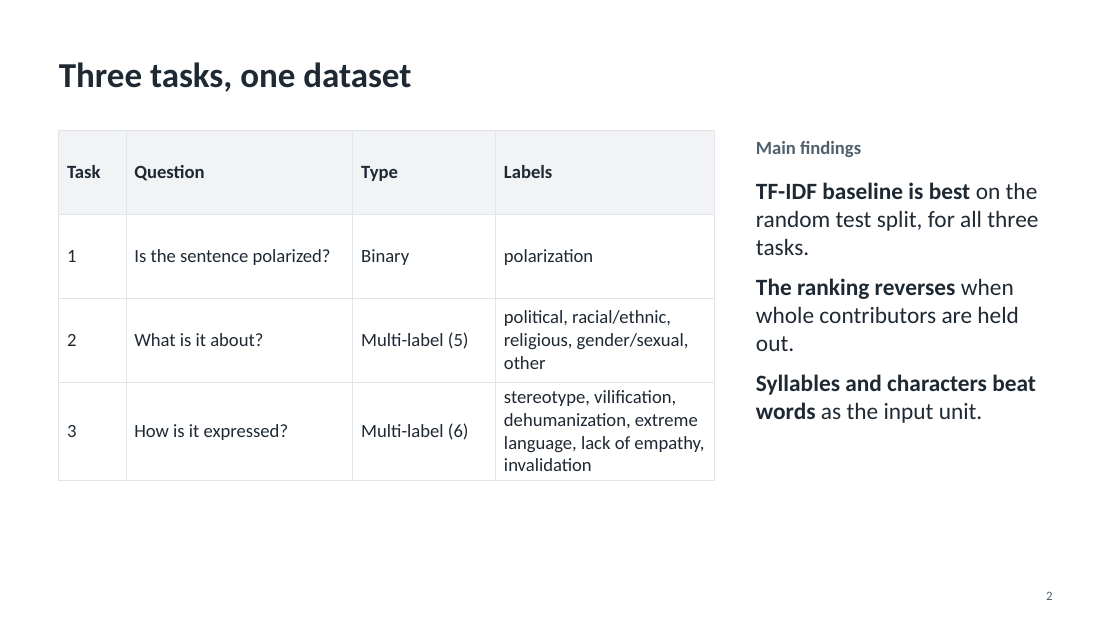
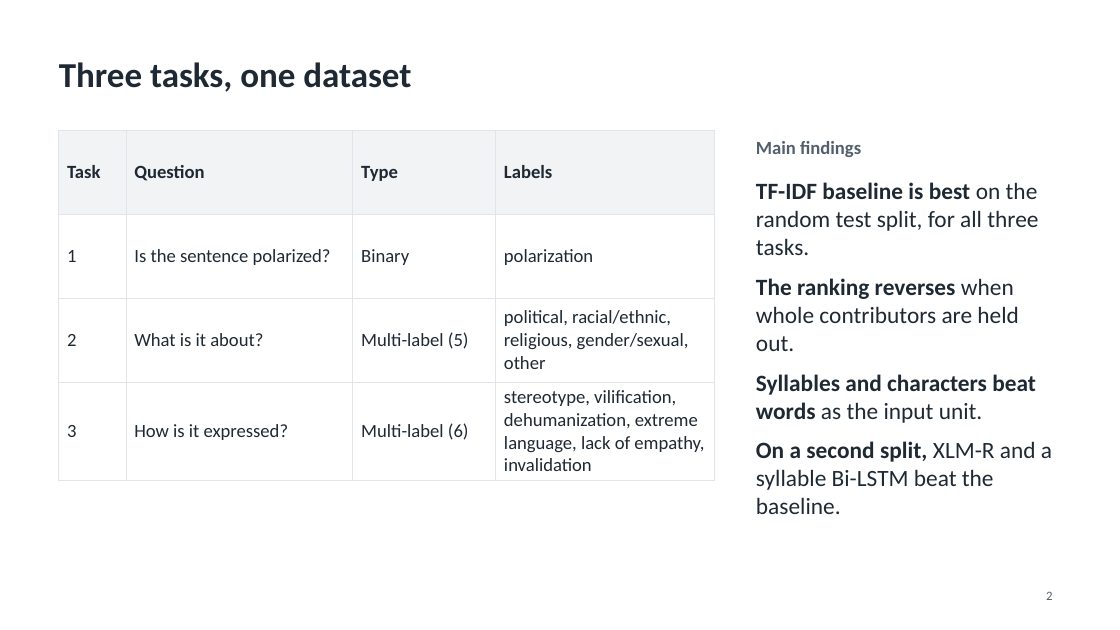
Before and after one commit to AungCN/AIE-F-B2, a slide deck: slide 2 of assignment/assignment-7/Group-3/myPolar_Assignment7_G3.pptx. Drawn at 1120x630 pixels with LibreOffice and Linux fonts; fonts in the diff are those of the drawing. Boxes give left, top, right and bottom in pixels: in the first picture for what was removed or moved away, otherwise in the second. Text is boxed around its words. In the diff, an @@ line names an element or a change of style, - is before the commit and + after.

Commit message:
Add Thein Kyaw Lwin's multi-task experiment to Group 3 assignment 7
Compare his runs with the group baseline on his split, and update the README and slides with the findings.

```diff
--- a/assignment/assignment-7/Group-3/myPolar_Assignment7_G3.pptx
+++ b/assignment/assignment-7/Group-3/myPolar_Assignment7_G3.pptx
@@ text at box(756, 441, 1052, 514): paragraph added @@
+On a second split, XLM-R and a syllable Bi-LSTM beat the baseline.
```
Also in this commit, not shown: 1 other slide changed, 2 slides added, 43 other files.
